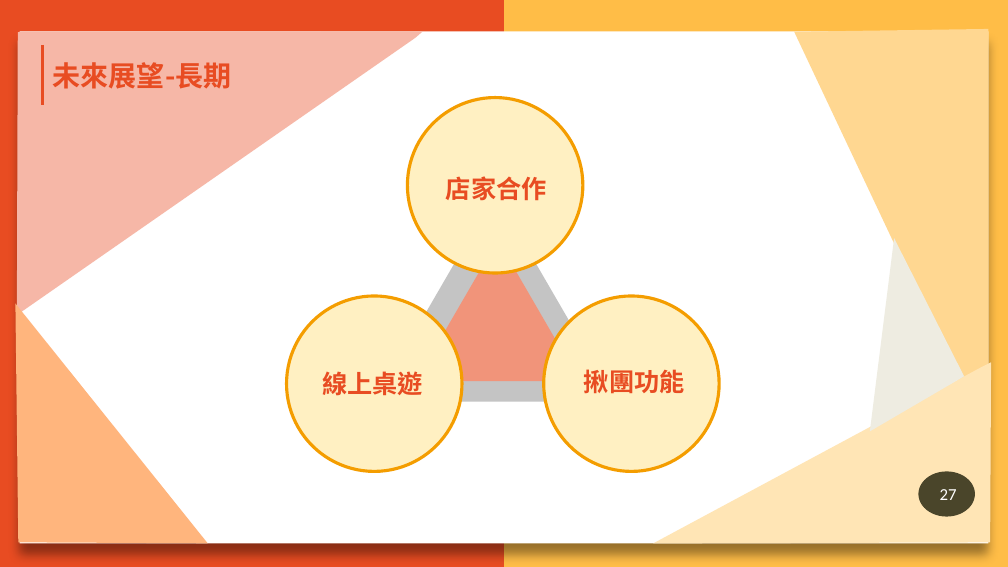
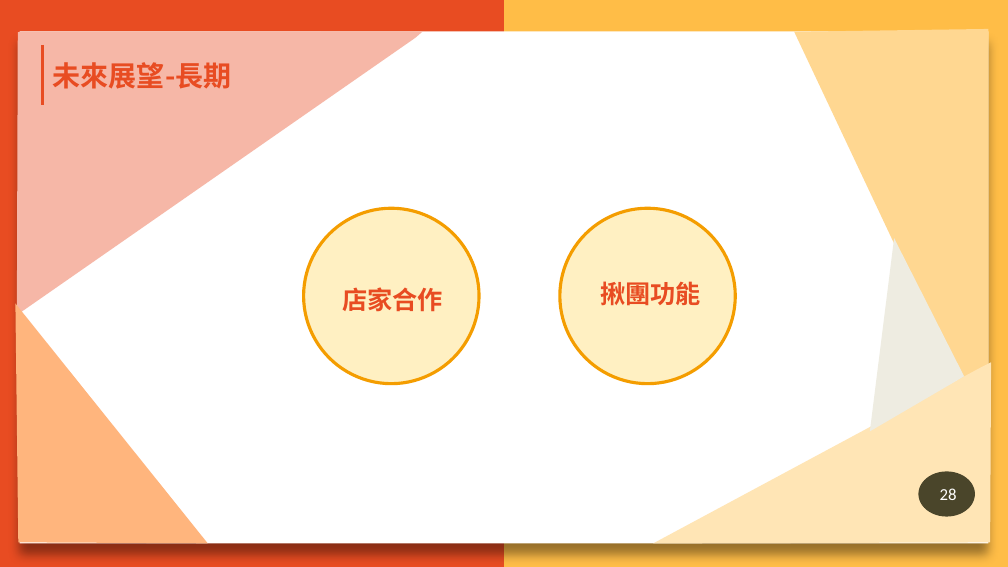
Before and after one commit to N1066442/board-game, a slide deck: slide 28 of 第109408組-AOWU桌遊GO-ppt.pptx (slide 27 before the commit). Drawn at 1008x567 pixels with LibreOffice and Linux fonts; fonts in the diff are those of the drawing; background and template pictures are left out. Boxes give left, top, right and bottom in pixels: in the first picture for what was removed or moved away, otherwise in the second. Text is boxed around its words. In the diff, an @@ line names an element or a change of style, - is before the commit and + after.

```diff
--- a/第109408組-AOWU桌遊GO-ppt.pptx
+++ b/第109408組-AOWU桌遊GO-ppt.pptx
@@ ellipse: place and size @@
-ellipse at [407,98,583,273]
+ellipse at [303,209,479,384]
@@ triangle removed at [374,194,616,402] @@
@@ ellipse: place and size @@
-ellipse at [543,296,719,472]
+ellipse at [559,209,735,384]
@@ triangle removed at [416,240,581,381] @@
@@ ellipse removed at [286,296,462,472] @@
@@ text "店家合作": place and size @@
-text "店家合作" at [446,176,547,200]
+text "店家合作" at [342,287,443,311]
@@ text "揪團功能": place and size @@
-text "揪團功能" at [584,369,685,393]
+text "揪團功能" at [600,281,701,305]
@@ text removed at [322,371,423,396] @@
-線上桌遊
@@ page number at [940,488,957,500]: text changed @@
-27
+28
```
Also in this commit, not shown: 12 other slides changed, 1 slide added.
